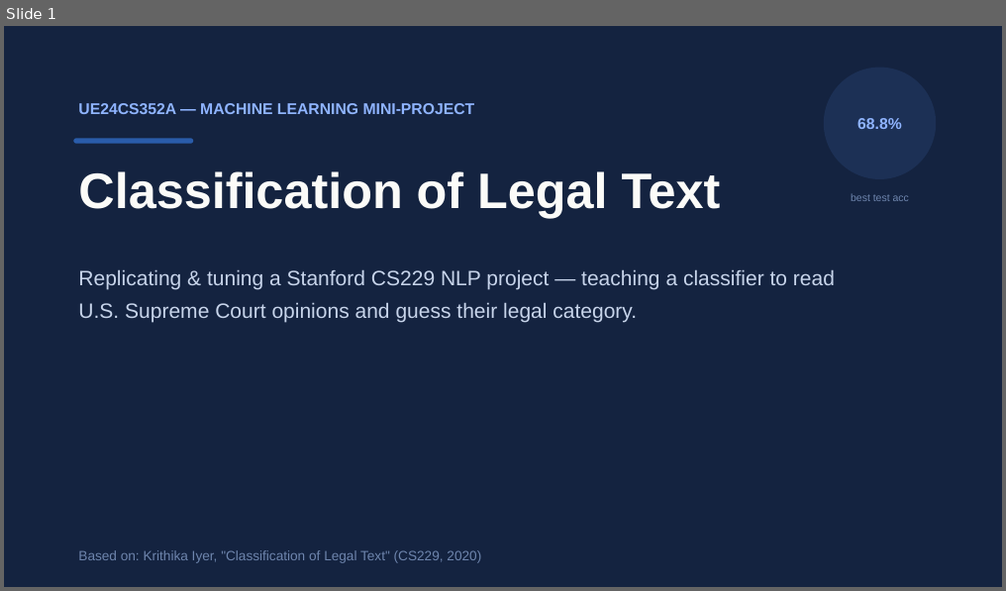
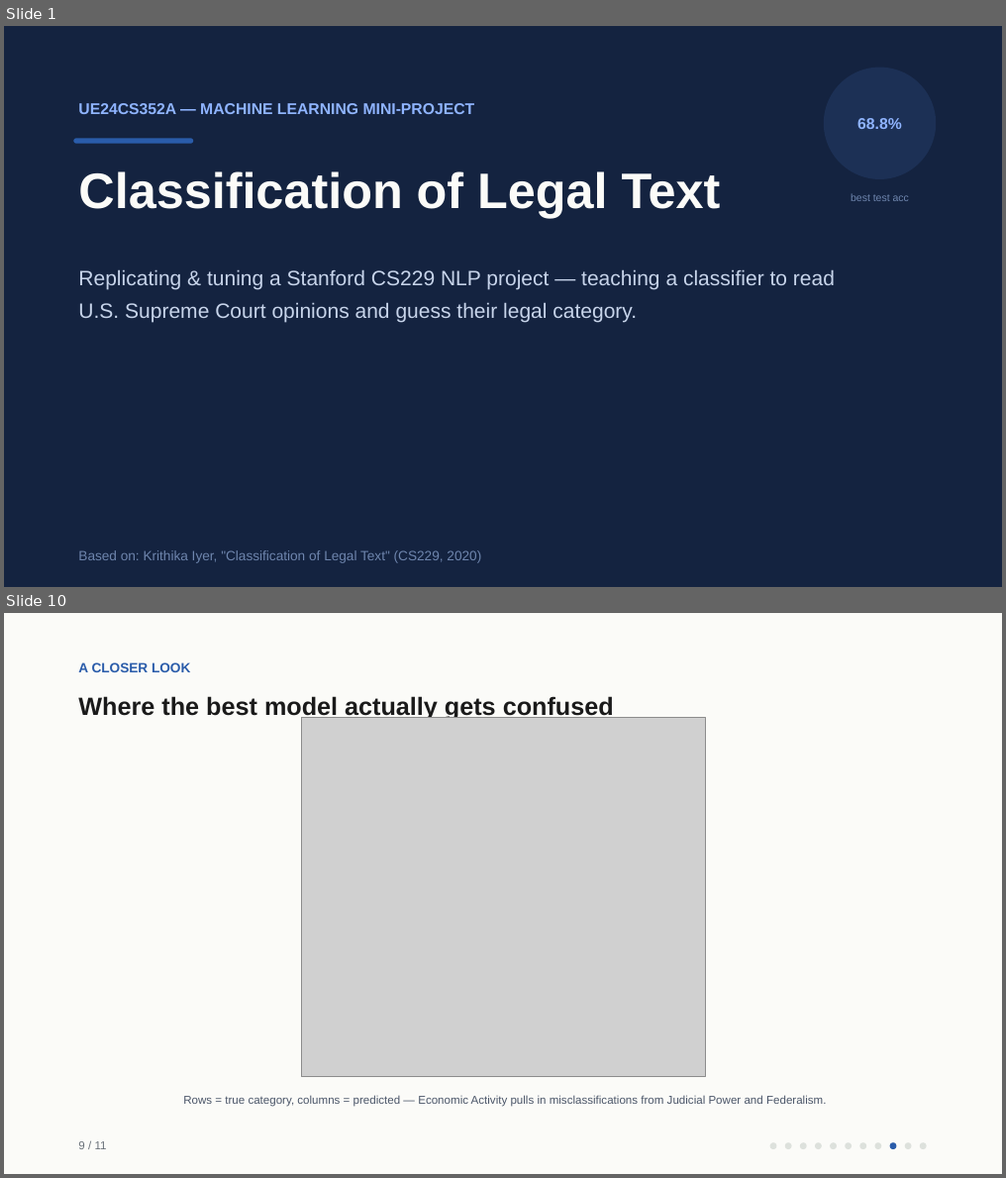
Before and after one commit to amogh-herle/ML-MINI-PROJECT, a slide deck: report/slides.pptx. Shown one above the other, each under a label of ours: slide 1 before the commit, slides 1 and 10 after it; the slides between them are not shown. The pictures are 1006x591 and 1006x1178 pixels, drawn with LibreOffice and Linux fonts; fonts in the diff are those of the drawing; grey boxes stand for pictures. Boxes give left, top, right and bottom in pixels: in the first picture for what was removed or moved away, otherwise in the second. Text is boxed around its words. In the diff, an @@ line names an element or a change of style, - is before the commit and + after.

Commit message:
Add confusion matrix slide, extend demo samples to 10
- evaluate_best_model.py: loads the saved Doc2Vec+SVM model, predicts on
  the test set, writes results/confusion_matrix.json and a row-normalized
  heatmap (results/figures/confusion_matrix.png) with full category names
- New slide 'Where the best model actually gets confused' (deck: 10 -> 11
  content slides): Economic Activity visibly pulls in misclassifications
  from Judicial Power (35) and Federalism (19) -- a concrete picture of
  the majority-class-bias story the per-category F1 slide already argues
  in aggregate
- extract_samples.py: 5 -> 10 sample opinions (now covers 10 of 13
  issue_area categories) for trying predict.py
- Caught and fixed during review: the confusion matrix image's aspect
  ratio made it overflow past the slide bottom into the footer on first
  render; shrunk and recentered, verified via rendered PDF

```diff
--- a/report/slides.pptx
+++ b/report/slides.pptx
@@ slide 10 added at (x1=4, y1=613, x2=1002, y2=1174), background #FFFFFF @@
@@ rectangle added at (x1=4, y1=613, x2=1002, y2=1174), fill #FBFBF8 @@
@@ text added at (x1=78, y1=663, x2=190, y2=672), 13 pt, text #2A5CAA, bold @@
+A CLOSER LOOK
@@ text added at (x1=78, y1=695, x2=614, y2=721), 24 pt, text #1A1A1A, bold @@
+Where the best model actually gets confused
@@ picture added at (x1=301, y1=718, x2=706, y2=1077) @@
@@ text added at (x1=183, y1=1095, x2=826, y2=1107), 11 pt, text #4A5568 @@
+Rows = true category, columns = predicted — Economic Activity pulls in misclassifications from Judicial Power and Federalism.
@@ text added at (x1=78, y1=1142, x2=107, y2=1150), 11 pt, text #6A7179 @@
+9 / 11
@@ ellipse added at (x1=770, y1=1143, x2=776, y2=1150), fill #DDE1DC @@
@@ ellipse added at (x1=785, y1=1143, x2=792, y2=1150), fill #DDE1DC @@
@@ ellipse added at (x1=800, y1=1143, x2=807, y2=1150), fill #DDE1DC @@
@@ ellipse added at (x1=815, y1=1143, x2=822, y2=1150), fill #DDE1DC @@
@@ ellipse added at (x1=830, y1=1143, x2=837, y2=1150), fill #DDE1DC @@
@@ ellipse added at (x1=845, y1=1143, x2=851, y2=1150), fill #DDE1DC @@
@@ ellipse added at (x1=859, y1=1143, x2=866, y2=1150), fill #DDE1DC @@
@@ ellipse added at (x1=874, y1=1143, x2=881, y2=1150), fill #DDE1DC @@
@@ ellipse added at (x1=890, y1=1143, x2=896, y2=1150), fill #2A5CAA @@
@@ ellipse added at (x1=905, y1=1143, x2=912, y2=1150), fill #DDE1DC @@
@@ ellipse added at (x1=920, y1=1143, x2=927, y2=1150), fill #DDE1DC @@
```
Also in this commit, not shown: 10 slides changed, 10 other files.
